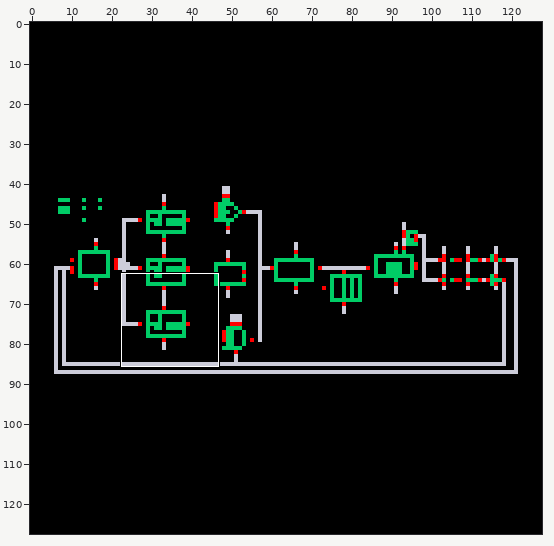
Two states of a sprite sheet, tapeout_fullrate/CDR_top_level/schematic/thumbnail_128x128.png. The first picture is a wide view before the edit; the outline marks the close-up.
Close-up. Before the commit:
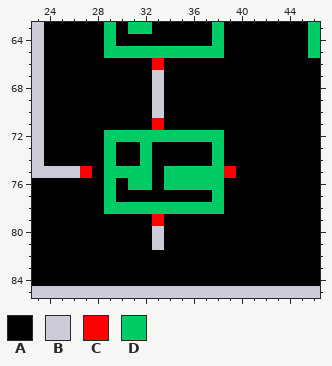
The file is 128x128 pixels. Shown: x 23..46, y 63..85. The commit also changed other parts of the picture, which this record leaves out.
Palette (. is transparent): A #000000  B #ccccd9  C #ff0000  D #00cc66
Pixels before, first column x 23:
63 BAAAAADADDAAAAADAAAAAAAD
64 BAAAAADAAAAAAAADAAAAAAAD
65 BAAAAADDDDDDDDDDAAAAAAAD
66 BAAAAAAAAACAAAAAAAAAAAAA
67 BAAAAAAAAABAAAAAAAAAAAAA
68 BAAAAAAAAABAAAAAAAAAAAAA
69 BAAAAAAAAABAAAAAAAAAAAAA
70 BAAAAAAAAABAAAAAAAAAAAAA
71 BAAAAAAAAACAAAAAAAAAAAAA
72 BAAAAADDDDDDDDDDAAAAAAAA
73 BAAAAADAADAAAAADAAAAAAAA
74 BAAAAADAADAAAAADAAAAAAAA
75 BBBBCADDDDADDDDDCAAAAAAA
76 AAAAAADADDADDDDDAAAAAAAA
77 AAAAAADAAAAAAAADAAAAAAAA
78 AAAAAADDDDDDDDDDAAAAAAAA
79 AAAAAAAAAACAAAAAAAAAAAAA
80 AAAAAAAAAABAAAAAAAAAAAAA
81 AAAAAAAAAABAAAAAAAAAAAAA
82 AAAAAAAAAAAAAAAAAAAAAAAA
83 AAAAAAAAAAAAAAAAAAAAAAAA
84 AAAAAAAAAAAAAAAAAAAAAAAA
85 BBBBBBBBBBBBBBBBBBBBBBBB
And afterwards:
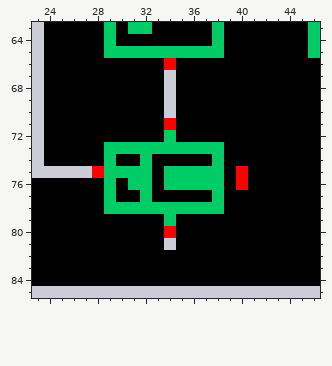
The exact change:
Changed rows in their new state; - is an unchanged pixel.
first column x 27:
66 ------AC------
67 ------AB------
68 ------AB------
69 ------AB------
70 ------AB------
71 ------AC------
72 --AAAAA-AAAA--
73 ---DD-DDDDD---
75 BC----------AC
76 -------------C
77 -----D--------
79 ------AD------
80 ------AC------
81 ------AB------
Where, in picture pixels (left, top, right, bottom), the same in both close-ups:
changed: (80, 58, 248, 250)
